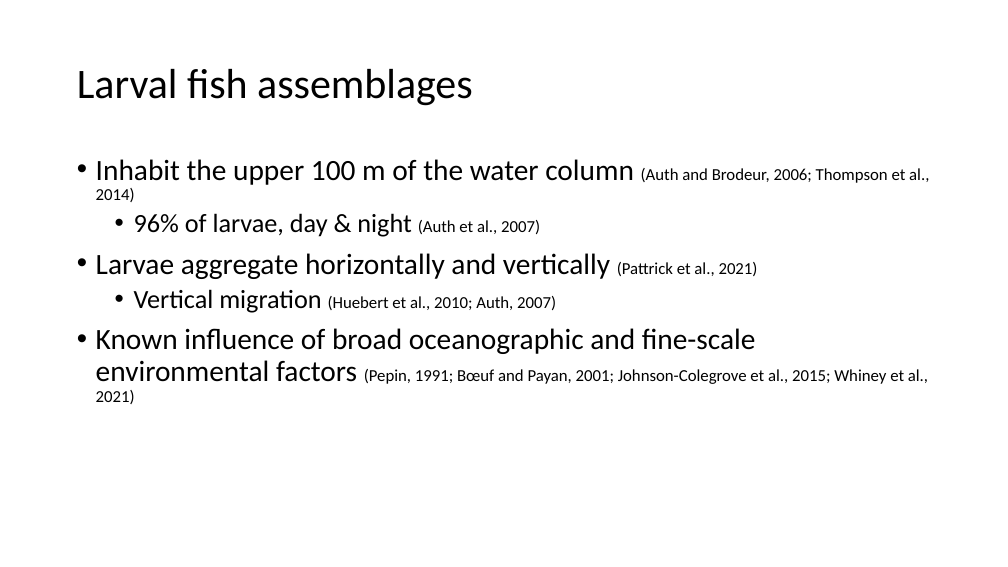
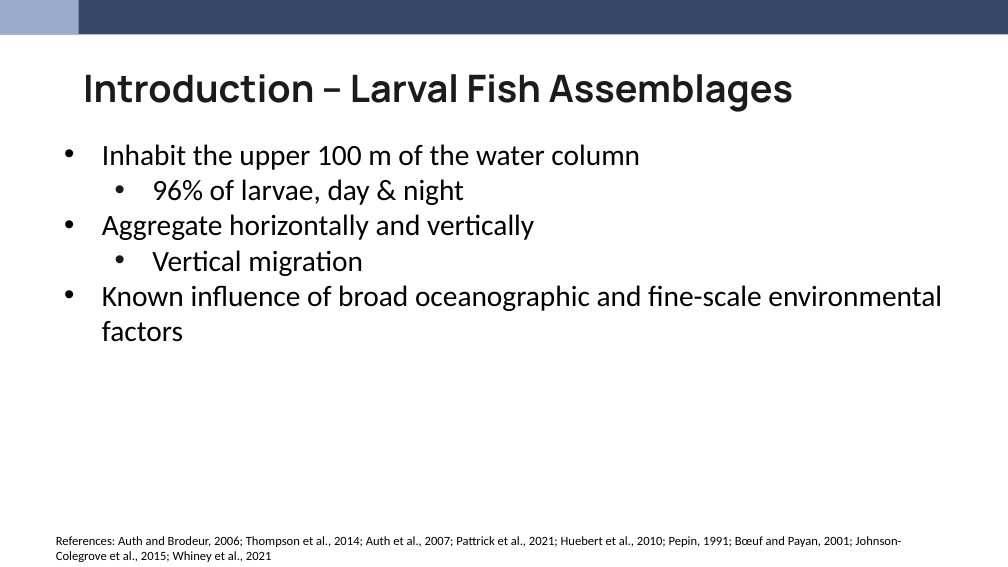
Before and after one commit to LukeABobay/larval-fish-community-analysis, a slide deck: slide 2 of PICES 2026 Presentation.pptx (slide 3 before the commit). Drawn at 1008x567 pixels with LibreOffice and Linux fonts; fonts in the diff are those of the drawing. Boxes give left, top, right and bottom in pixels: in the first picture for what was removed or moved away, otherwise in the second. Text is boxed around its words. In the diff, an @@ line names an element or a change of style, - is before the commit and + after.

Commit message:
Revise slides based on Su and Luke's feedback. Add background/template and images. Populate acknowledgements slide with text and logos

```diff
--- a/PICES 2026 Presentation.pptx
+++ b/PICES 2026 Presentation.pptx
@@ rectangle added at box(0, 0, 1008, 35), fill #374768 @@
@@ rectangle added at box(0, 0, 79, 35), fill #9BACCA @@
@@ title "Introduction – Larval Fish Assemblages" at box(83, 74, 794, 112): vertical alignment middle to top @@
@@ title at box(83, 74, 794, 112): text changed; size 40 to 36 pt; font Calibri to Manrope; text colour #000000 to #1B1B1B; bold on @@
-Larval fish assemblages
+Introduction – Larval Fish Assemblages
@@ text added at box(102, 144, 942, 342), 28 pt, text #000000 @@
+• Inhabit the upper 100 m of the water column
+  • 96% of larvae, day & night
+• Aggregate horizontally and vertically
+  • Vertical migration
+• Known influence of broad oceanographic and fine-scale environmental factors
@@ text removed at box(96, 159, 929, 404) @@
-• Inhabit the upper 100 m of the water column (Auth and Brodeur, 2006; Thompson et al., 2014)
-  • 96% of larvae, day & night (Auth et al., 2007)
-• Larvae aggregate horizontally and vertically (Pattrick et al., 2021)
-  • Vertical migration (Huebert et al., 2010; Auth, 2007)
-• Known influence of broad oceanographic and fine-scale environmental factors (Pepin, 1991; Bœuf and Payan, 2001; Johnson-Colegrove et al., 2015; Whiney et al., 2021)
@@ text added at box(56, 536, 902, 562), 12 pt, text #000000 @@
+References: Auth and Brodeur, 2006; Thompson et al., 2014; Auth et al., 2007; Pattrick et al., 2021; Huebert et al., 2010; Pepin, 1991; Bœuf and Payan, 2001; Johnson-Colegrove et al., 2015; Whiney et al., 2021
```
Also in this commit, not shown: 15 other slides changed, 3 slides added, 10 slides removed.
